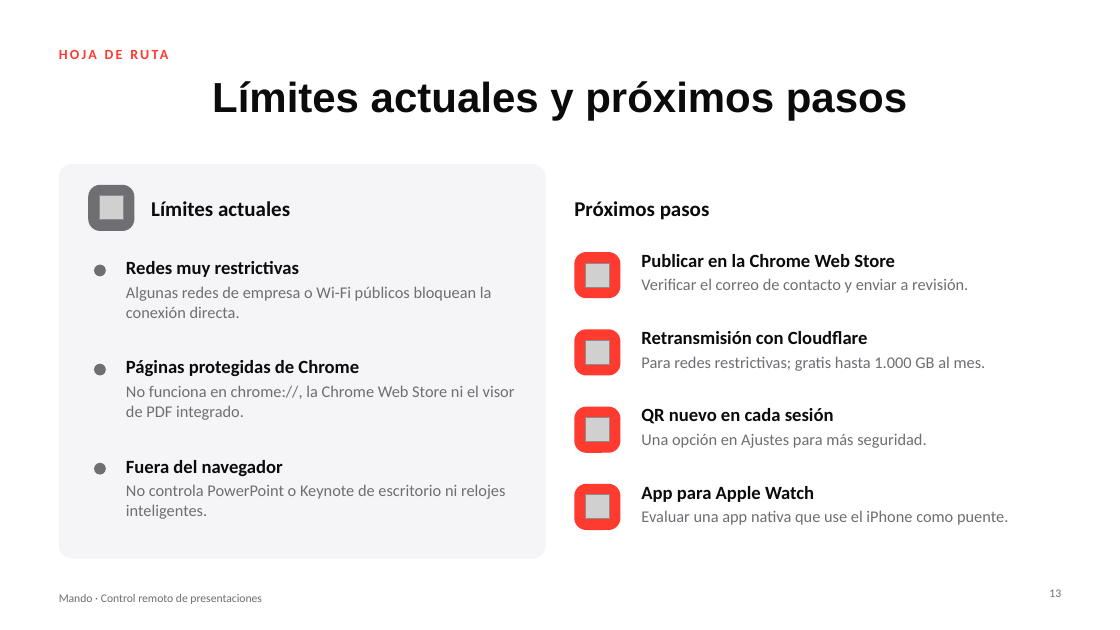
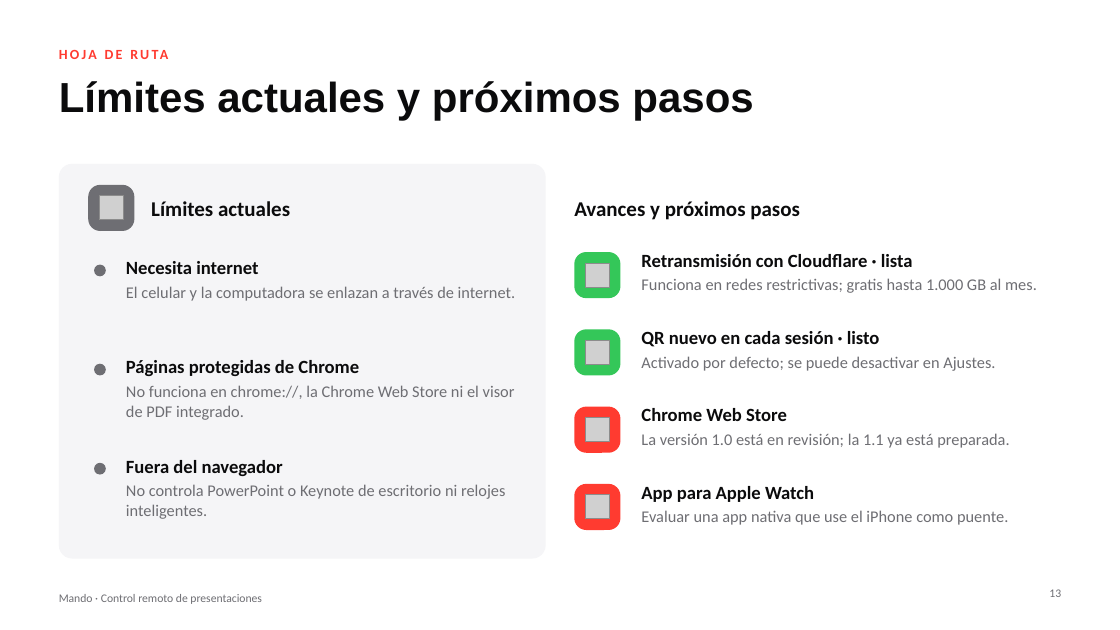
Before and after one commit to mjmc4498/mando, a slide deck: slide 13 of presentacion/mando.pptx. Drawn at 1120x630 pixels with LibreOffice and Linux fonts; fonts in the diff are those of the drawing; grey boxes stand for pictures. Boxes give left, top, right and bottom in pixels: in the first picture for what was removed or moved away, otherwise in the second. Text is boxed around its words. In the diff, an @@ line names an element or a change of style, - is before the commit and + after.

```diff
--- a/presentacion/mando.pptx
+++ b/presentacion/mando.pptx
@@ title "Límites actuales y próximos pasos" at (59, 81, 753, 121): alignment centre to left @@
@@ text at (574, 201, 800, 220): text changed @@
-Próximos pasos
+Avances y próximos pasos
@@ text at (126, 261, 516, 301): text changed @@
-Redes muy restrictivas
-Algunas redes de empresa o Wi-Fi públicos bloquean la conexión directa.
+Necesita internet
+El celular y la computadora se enlazan a través de internet.
@@ rounded rectangle at (575, 252, 621, 298): fill #FF3B30 to #34C759 @@
@@ text at (641, 254, 1037, 293): text changed @@
-Publicar en la Chrome Web Store
-Verificar el correo de contacto y enviar a revisión.
+Retransmisión con Cloudflare · lista
+Funciona en redes restrictivas; gratis hasta 1.000 GB al mes.
@@ rounded rectangle at (575, 329, 621, 376): fill #FF3B30 to #34C759 @@
@@ text at (641, 331, 995, 371): text changed @@
-Retransmisión con Cloudflare
-Para redes restrictivas; gratis hasta 1.000 GB al mes.
+QR nuevo en cada sesión · listo
+Activado por defecto; se puede desactivar en Ajustes.
@@ text at (641, 408, 1009, 448): text changed @@
-QR nuevo en cada sesión
-Una opción en Ajustes para más seguridad.
+Chrome Web Store
+La versión 1.0 está en revisión; la 1.1 ya está preparada.
```
Also in this commit, not shown: 13 other slides changed, 1 slide added.
